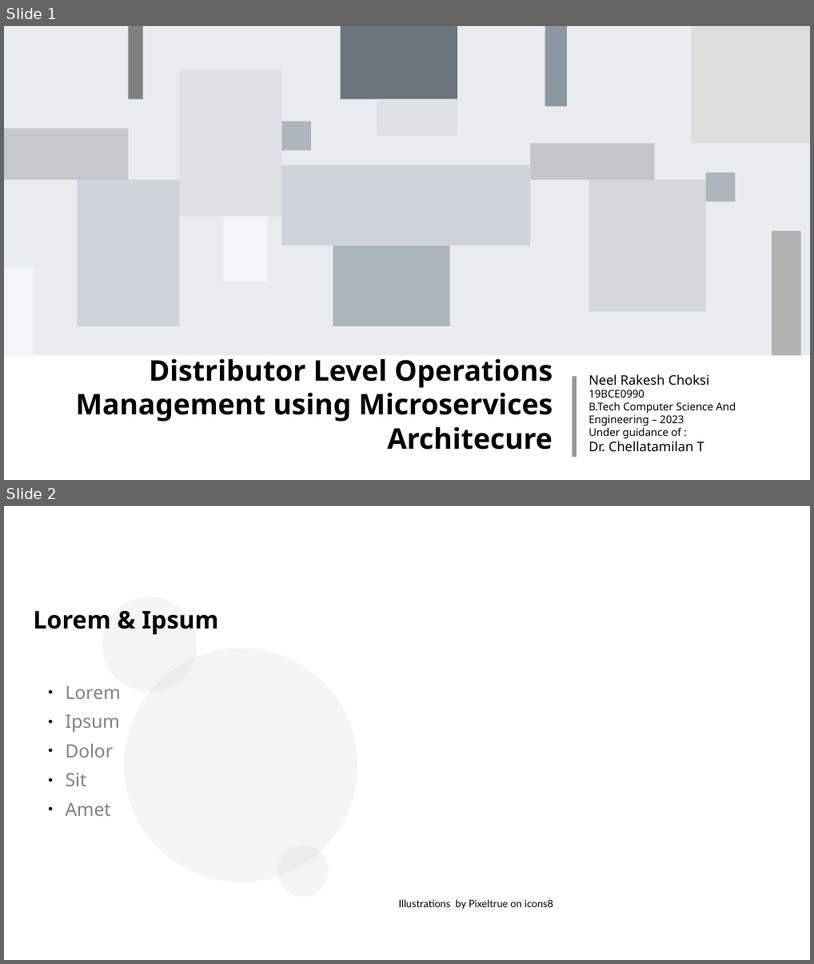
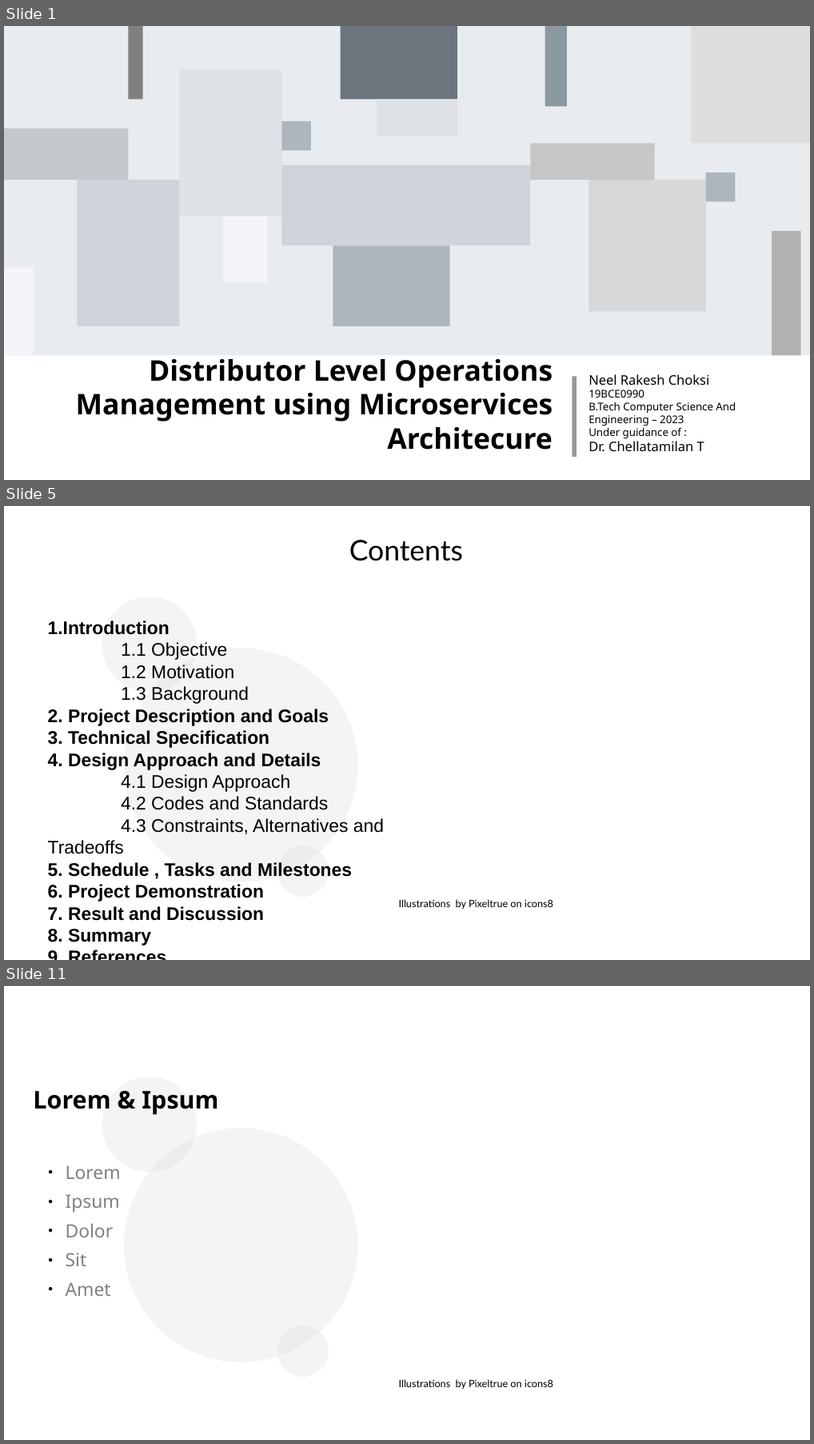
Before and after one commit to Learning2Code75/DLOM, a slide deck: Docs/finalPPT_try0.odp. Shown one above the other, each under a label of ours: slides 1 and 2 before the commit, slides 1, 5 and 11 after it; the slides between them are not shown. The pictures are 814x964 and 814x1444 pixels, drawn with LibreOffice and Linux fonts; fonts in the diff are those of the drawing; background and template pictures are left out. Boxes give left, top, right and bottom in pixels: in the first picture for what was removed or moved away, otherwise in the second. Text is boxed around its words. In the diff, an @@ line names an element or a change of style, - is before the commit and + after.

```diff
--- a/Docs/finalPPT_try0.odp
+++ b/Docs/finalPPT_try0.odp
@@ slide 5 added at [4,506,810,960], background #FFFFFF; not listed: 4 template elements that a slide beside it also shows @@
@@ text added at [350,540,463,561], 28 pt, text #000000 @@
+Contents
@@ text added at [48,620,384,920], 18 pt, text #000000, bold @@
+1.Introduction
+1.1 Objective
+1.2 Motivation
+1.3 Background
+2. Project Description and Goals
+3. Technical Specification
+4. Design Approach and Details
+4.1 Design Approach
+4.2 Codes and Standards
+4.3 Constraints, Alternatives and Tradeoffs
+5. Schedule , Tasks and Milestones
+6. Project Demonstration
+7. Result and Discussion
+8. Summary
+9. References
@@ what was slide 2 is now slide 11 @@
```
Also in this commit, not shown: 1 slide changed, 8 other slides added, 2 other files.
